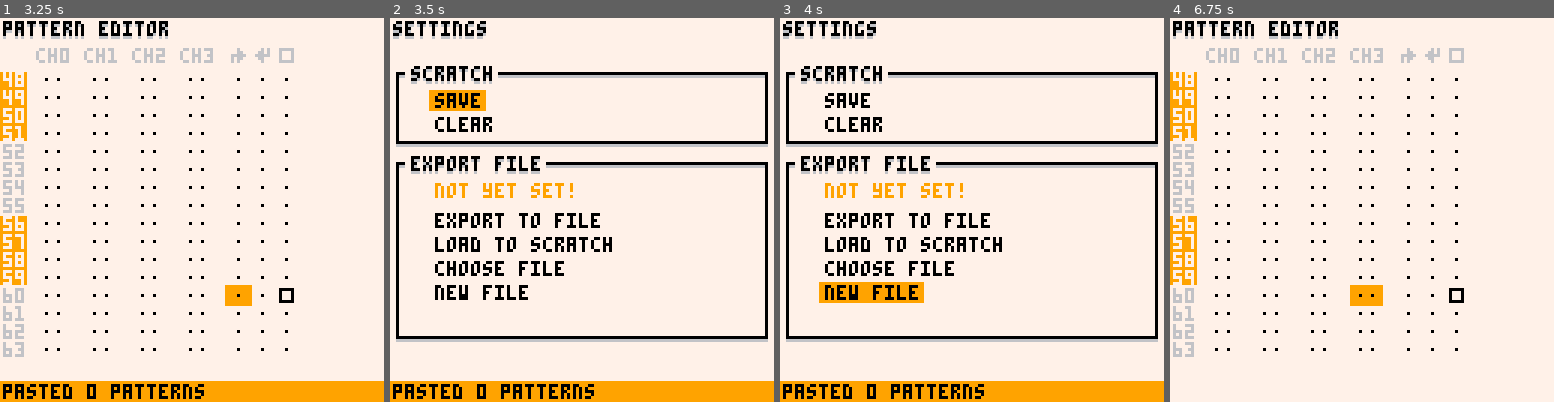
Above: before the commit, frames 1-4 (left to right).
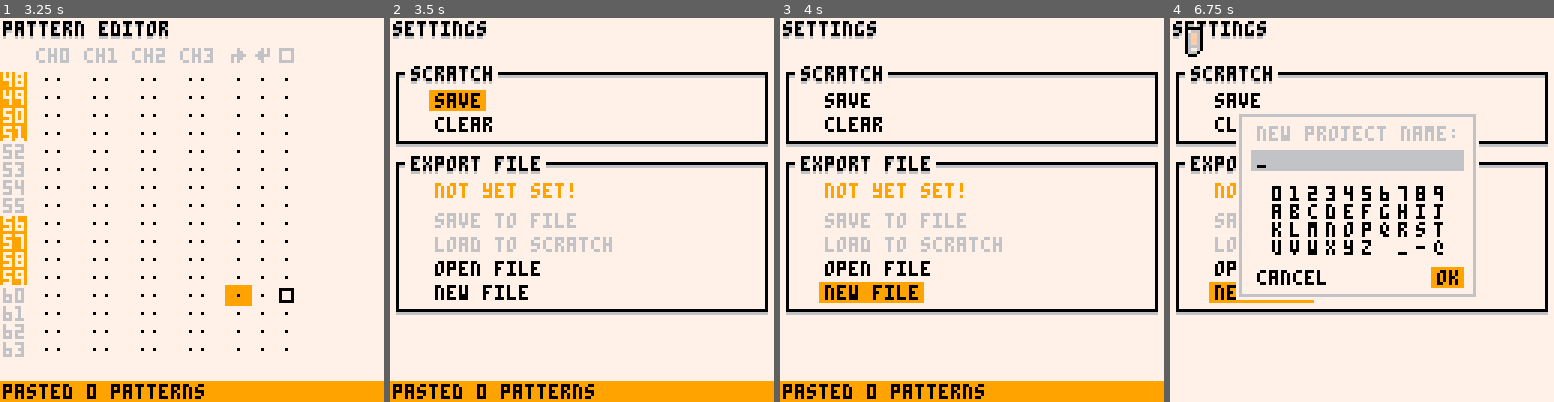
Above: after the commit, the same moments.

Repository: romainchapou/pico-sound-dj
Game: PICO-8 cartridge psdj.p8
Two runs of this game, one before a commit and one after it. Both use one fixed random seed, a clock stepped at 60 frames per second and the inputs below.
Inputs:
- Up to frame 1 (3.25 s): tap X (X key) at 0.33, 1.07, 1.85, 2.97 s; tap O (Z key) at 0.7, 1.7, 2.1, 2.5, 2.9 s; hold Right 1.6-2.1 s; hold Up 2.15-2.42 s; hold Right 2.47-3.03 s; hold Left from 3.08 s (still down)
- Up to frame 2 (3.5 s): keep holding Left; tap O (Z key) at 3.3 s
- Up to frame 3 (4 s): release Left at 3.58 s; hold Down 3.63-3.97 s; tap O (Z key) at 3.7 s
- Up to frame 4 (6.75 s): hold Right 4.02-4.68 s; tap X (X key) at 4.08, 5.2, 6.32 s; tap O (Z key) every 0.4 s from 4.1 to 6.5 s; hold Up 4.73-5.03 s; hold Left 5.08-5.68 s; hold Down 5.73-6.03 s; hold Right 6.08-6.58 s; hold Right from 6.63 s (still down)

Frame 1 is identical in both runs. In frame 2, 5.1% of the frame differs, in the area x 1-99%, y 50-85%; in frame 3, 5.1%; in frame 4, 20%, in the area x 0-99%, y 0-89%.

Commit message:
Settings pane now pretty functional

Diff:
--- a/confirm_pop_up.lua
+++ b/confirm_pop_up.lua
@@ -8,7 +8,7 @@
 
     conf_btn_i = 0
 
-    cancel_widg = make_btn_pushed_widget("no, cancel", function() end)
+    cancel_widg = make_btn_pushed_widget("no", function() end)
 
     confirm_widg = make_btn_pushed_widget("yes!", function()
       conf_func()
--- a/input_widget.lua
+++ b/input_widget.lua
@@ -106,7 +106,10 @@
         rectfill(x-2, y-1, x + 4*#txt, y+5, 9)
       end
 
-      print(txt, x, y, 0)
+      local color = 0
+      if inactive then color = 6 end
+
+      print(txt, x, y, color)
     end
   }
 end
--- a/main.lua
+++ b/main.lua
@@ -1,18 +1,3 @@
--- https://pico-8.fandom.com/wiki/Memory#Sound_effects
-
-function set_change_export_file_nb_menuitem()
-  menuitem(4, "< export nb " .. export_file_nb .. " >", function(b)
-    export_file_nb -= bool_to_num(b&1 > 0) -- left
-    export_file_nb += bool_to_num(b&2 > 0) -- right
-
-    export_file_nb = max(0, export_file_nb)
-
-    set_change_export_file_nb_menuitem()
-
-    return true
-  end)
-end
-
 function _init()
   -- set key repeat
   poke(0x5f5c, 4)
@@ -20,26 +5,11 @@
 
   CHANNEL_X_OFFSET = 16
 
-  export_file_nb = 0
-
-  menuitem(2, "export", function()
-    pattern_editor:store_all_patterns_in_mem()
-
-    cstore(0x3100, 0x3100, 0x1200, "export_" .. export_file_nb .. ".p8")
-  end)
-
-  menuitem(3, "load export", function()
-    reload(0x3100, 0x3100, 0x1200, "export_" .. export_file_nb .. ".p8")
-
-    _init()
-  end)
-
-  set_change_export_file_nb_menuitem()
-
   T = 0 -- test variable
 
   current_pane = pattern_editor
 
+  settings_pane:init()
   pattern_editor:init()
   sfx_editor:init(0)
 end
--- a/settings_pane.lua
+++ b/settings_pane.lua
@@ -1,54 +1,90 @@
 settings_pane = class:new {
-  sub_wins = {confirm_pop_up, proj_create_win, file_chooser},
-  export_file = nil,
+  init = function(_ENV)
+    sub_wins = {confirm_pop_up, proj_create_win, file_chooser}
+    export_file = nil
 
-  widgs = {
-    -- scratch --
+    local function load_export_file()
+      reload(0x3100, 0x3100, 0x1200, export_file)
+      pattern_editor:init()
+    end
 
-    make_btn_pushed_widget("save", function()
-      pattern_editor:store_all_patterns_in_mem()
-      cstore(0x3100, 0x3100, 0x1200)
+    export_widg = make_btn_pushed_widget("save to file", function()
+      confirm_pop_up:init("this will\noverwrite all\nexisting music\ndata in the\nexport file,\ncontinue?",
+      function()
+        pattern_editor:store_all_patterns_in_mem()
+        cstore(0x3100, 0x3100, 0x1200, export_file)
 
-      send_msg("scratch saved to cartridge")
-    end),
-
-    make_btn_pushed_widget("clear", function()
-      confirm_pop_up:init("current scratch\ndata will be\nlost, continue?", function()
-        memset(0x3100, 0b01000000, 0x0100)
-        memset(0x3200, 0, 0x1100)
-        -- set the default speed of each sfx to 16
-        for i=0,63 do
-          poke(0x3200 + i*68+65, 16)
-        end
-
-        pattern_editor:init()
-
-        send_msg("scratch data cleared")
-      end)
-    end),
-
-    -- export file --
-
-    make_btn_pushed_widget("export to file", function()
-    end),
-
-    make_btn_pushed_widget("load to scratch", function()
-    end),
-
-    make_btn_pushed_widget("choose file", function()
-        file_chooser:init(function(new_file)
-          export_file = new_file
-      end)
-    end),
-
-    make_btn_pushed_widget("new file", function()
-      proj_create_win:init(function(new_name)
-        export_file = new_name .. ".p8"
+        load_widg.inactive = false
       end)
     end)
-  },
 
-  cur_widg = 1,
+    load_widg = make_btn_pushed_widget("load to scratch", function()
+      confirm_pop_up:init(
+       "current scratch\ndata will be\nlost, continue?",
+       load_export_file
+     )
+    end)
+
+    widgs = {
+      -- scratch --
+
+      make_btn_pushed_widget("save", function()
+        pattern_editor:store_all_patterns_in_mem()
+        cstore(0x3100, 0x3100, 0x1200)
+
+        send_msg("saved scratch to cartridge")
+      end),
+
+      make_btn_pushed_widget("clear", function()
+        confirm_pop_up:init("current scratch\ndata will be\nlost, continue?", function()
+          memset(0x3100, 0b01000000, 0x0100)
+          memset(0x3200, 0, 0x1100)
+          -- set the default speed of each sfx to 16
+          for i=0,63 do
+            poke(0x3200 + i*68+65, 16)
+          end
+
+          pattern_editor:init()
+
+          send_msg("scratch data cleared")
+        end)
+      end),
+
+      -- export file --
+
+      export_widg,
+      load_widg,
+
+      make_btn_pushed_widget("open file", function()
+          file_chooser:init(function(new_file)
+            export_file = new_file
+            export_widg.inactive = false
+            load_widg.inactive = false
+
+            confirm_pop_up:init(
+              "load file into\nthe scratch?\ncurrent scratch\nwill be lost",
+              load_export_file
+            )
+        end)
+      end),
+
+      make_btn_pushed_widget("new file", function()
+        proj_create_win:init(function(new_name)
+          export_file = "/" .. new_name .. ".p8"
+          export_widg.inactive = false
+
+          load_widg.inactive = not file_readable(export_file)
+        end)
+      end)
+    }
+
+    -- those two widgets are inactive while the export file is not set
+    export_widg.inactive = true
+    load_widg.inactive = true
+
+    cur_widg = 1
+  end,
+
 
   update = function(_ENV)
     -- restore the default behaviour of the start button for this screen
@@ -72,6 +108,12 @@
       end
 
       cur_widg = mid(1, cur_widg + nudge(true), #widgs)
+
+      -- note that this would produce an infinite loop if there was an inactive
+      -- widget as the first or last one
+      while widgs[cur_widg].inactive do
+        cur_widg = mid(1, cur_widg + nudge(true), #widgs)
+      end
     end
   end,
 
@@ -87,18 +129,16 @@
       widgs[i]:draw(start_x+12, start_y + 8*i+11, i == cur_widg)
     end
 
-    shadow_rect(start_x -1, start_y +42, start_x + 122, start_y + 100)
+    shadow_rect(start_x -1, start_y +42, start_x + 122, start_y + 91)
     shadow_print("export file", start_x+4, start_y+40)
 
-    local exp_txt, exp_color
+    local exp_txt
 
     if export_file == nil then
       exp_txt = "not yet set!"
-      exp_color = 6
     else
       local path = split(export_file, "/")
       exp_txt = #path > 2 and "../" .. path[#path] or "/" .. path[#path]
-      exp_color = 9
     end
 
     print(exp_txt, start_x+12, start_y+49, 9)
--- a/utils.lua
+++ b/utils.lua
@@ -6,6 +6,10 @@
 
 function two_digit_number_str(num)
   return num < 10 and "0" .. tostr(num) or tostr(num)
+end
+
+function file_readable(file)
+  return reload(0x4300, 0x4300, 1, file) == 1
 end
 
 function bool_to_num(bool)
